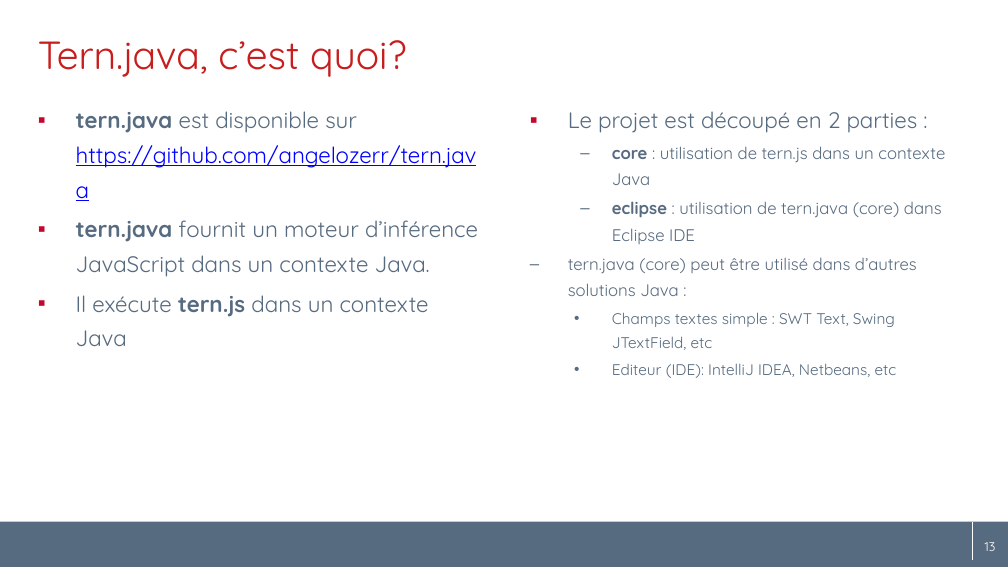
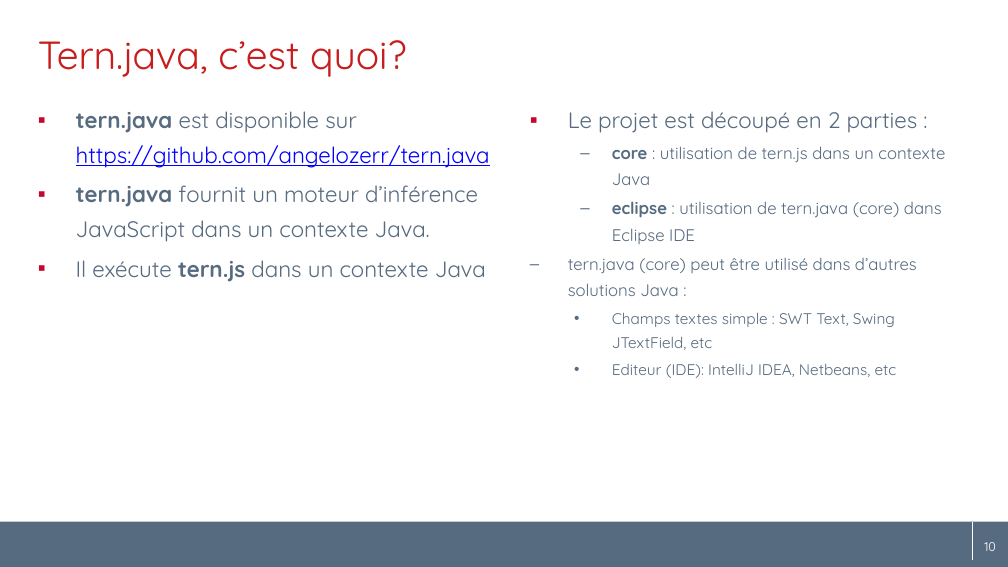
Before and after one commit to angelozerr/tern.java, a slide deck: slide 10 of docs/tern.java_fr.pptx (slide 13 before the commit). Drawn at 1008x567 pixels with LibreOffice and Linux fonts; fonts in the diff are those of the drawing; background and template pictures are left out. Boxes give left, top, right and bottom in pixels: in the first picture for what was removed or moved away, otherwise in the second. Text is boxed around its words. In the diff, an @@ line names an element or a change of style, - is before the commit and + after.

Commit message:
[docs] add tern-jug

```diff
--- a/docs/tern.java_fr.pptx
+++ b/docs/tern.java_fr.pptx
@@ text "tern.java est disponible sur https://github.com/angelozerr/t ..." rewrapped from (76,111,478,346) to (76,111,490,282) @@
@@ page number at (978,542,990,551): text changed @@
-13
+10
@@ page number at (984,542,996,551): text changed @@
-13
+10
```
Also in this commit, not shown: 5 other slides changed, 4 slides added, 4 slides removed.
